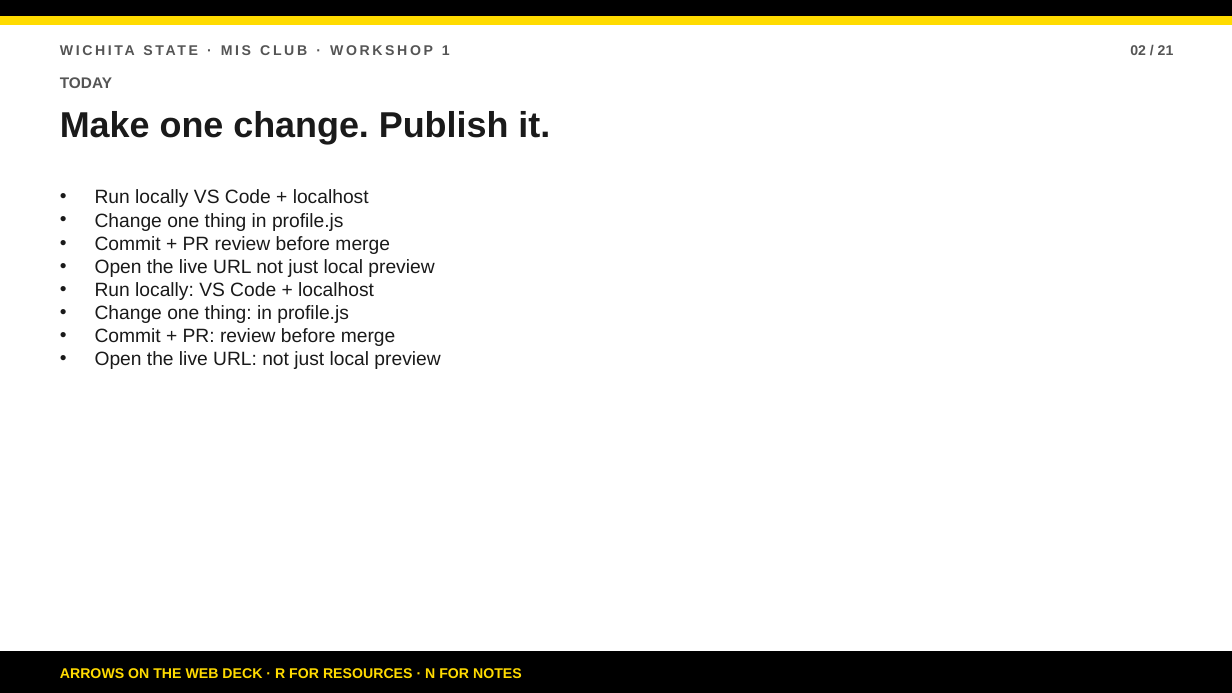
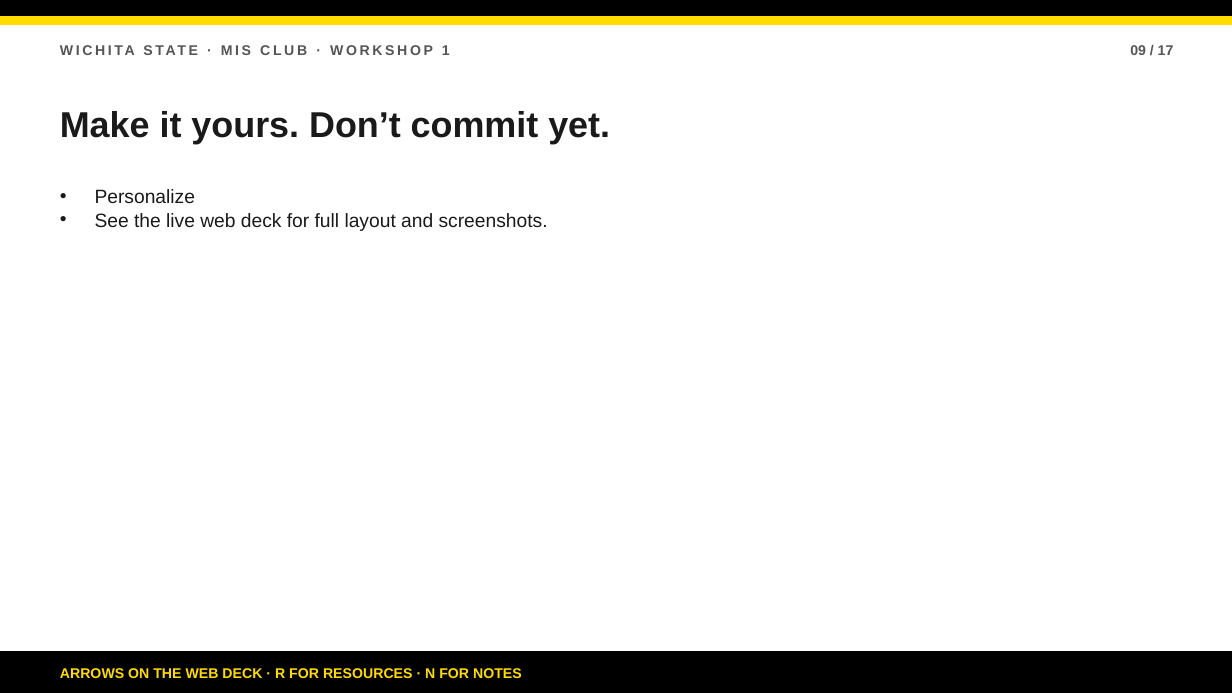
Before and after one commit to bsbcyber/workshop-site, a slide deck: slide 9 of downloads/workshop-1-presentation.pptx (slide 2 before the commit). Drawn at 1232x693 pixels with LibreOffice and Linux fonts; fonts in the diff are those of the drawing. Boxes give left, top, right and bottom in pixels: in the first picture for what was removed or moved away, otherwise in the second. Text is boxed around its words. In the diff, an @@ line names an element or a change of style, - is before the commit and + after.

```diff
--- a/downloads/workshop-1-presentation.pptx
+++ b/downloads/workshop-1-presentation.pptx
@@ text at (1130, 45, 1174, 55): text changed @@
-02 / 21
+09 / 17
@@ text removed at (60, 77, 112, 88) @@
-TODAY
@@ text at (60, 111, 610, 144): text changed @@
-Make one change. Publish it.
+Make it yours. Don’t commit yet.
@@ text removed at (95, 189, 440, 369) @@
-• Run locally VS Code + localhost
-• Change one thing in profile.js
-• Commit + PR review before merge
-• Open the live URL not just local preview
-• Run locally: VS Code + localhost
-• Change one thing: in profile.js
-• Commit + PR: review before merge
-• Open the live URL: not just local preview
@@ text added at (95, 189, 548, 231), 15 pt, text #1A1A1A @@
+• Personalize
+• See the live web deck for full layout and screenshots.
```
Also in this commit, not shown: 15 other slides changed, 1 slide added, 5 slides removed, 9 other files.
